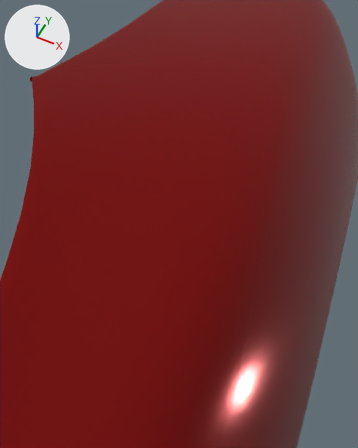
Renders of the glTF model content/cars/nissan_rs13/rearfenders_oem.glb from each side of a commit.
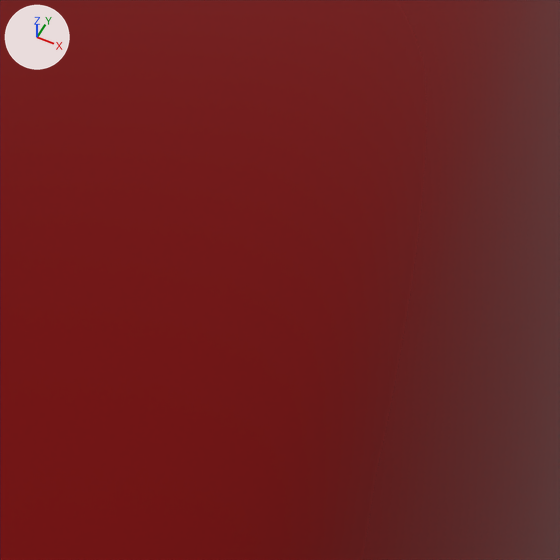
Each version appears first from a 50 mm lens placed at (0.803, 1.5149, 0.9204), pointed at (0.7021, 1.7167, 0.6682), and next in a close-up on the part from 42% to 91% of the width and 17% to 57% of the height. Every picture has the same lights, and +X, +Y and +Z are marked at upper left. The close-ups show mesh edges as thin lines. Where no turn or scale is listed for an object, it has been applied to the vertices.

Names of what the first close-up shows: 'Fenders'.
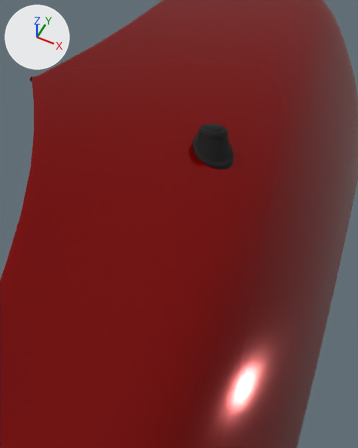
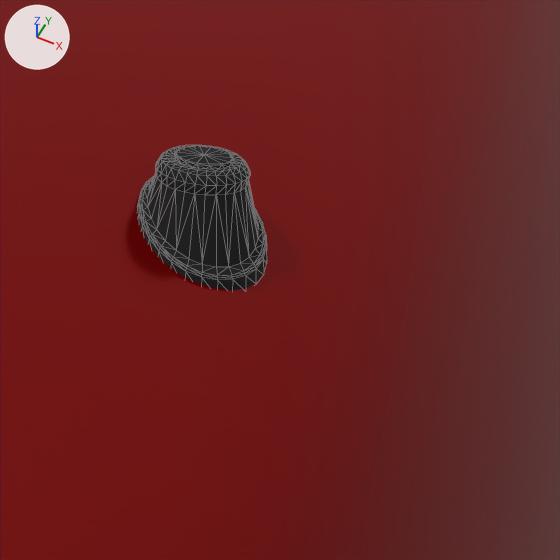
Where the change shows, as pixel boxes [x1, y1, x2, y2] in the close-ups (560 x 560 px):
'Rubber', added
    after: [137, 145, 267, 290]

The change, as a list of edits to the scene's bpy script:
```text
Add mat_black_rubber:
    mat_black_rubber = bpy.data.materials.new('Black Rubber')
    # nodes: BsdfPrincipled, Mix, OutputMaterial, VertexColor
    # colours: black #0b0b0b
Add me_rubber:
    me_rubber.from_pydata(...)  # 309 vertices, 588 faces; spans x 0.6896..0.7203, y 1.7475..1.7789, z 0.6926..0.7161
    me_rubber.materials.append(mat_black_rubber)
Add ob_rubber:
    ob_rubber = bpy.data.objects.new('Rubber', me_rubber)
    ob_rubber.location = (0.0, 0.0, 0.0)
```
